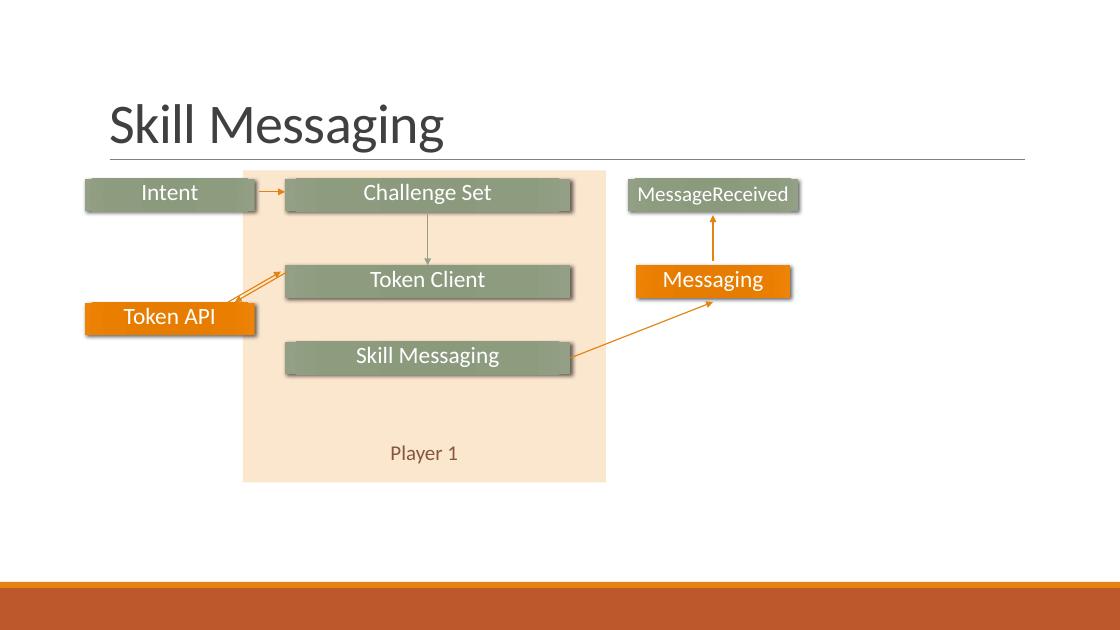
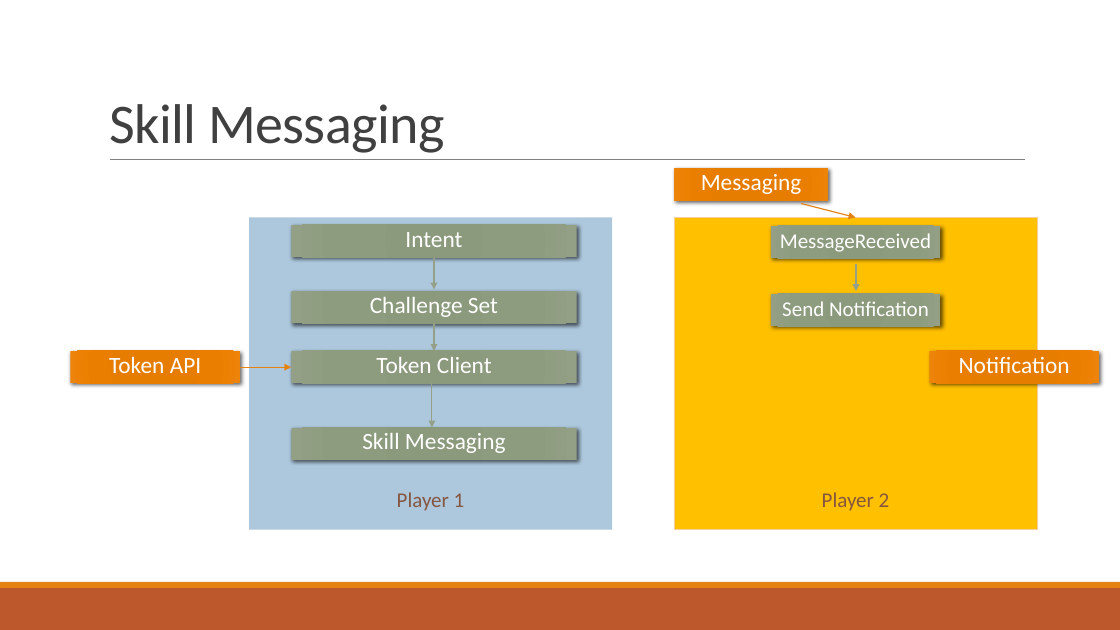
Before and after one commit to stoiveyp/DDDWales2018, a slide deck: slide 24 of Presentation/VoiceAndMore.pptx. Drawn at 1120x630 pixels with LibreOffice and Linux fonts; fonts in the diff are those of the drawing. Boxes give left, top, right and bottom in pixels: in the first picture for what was removed or moved away, otherwise in the second. Text is boxed around its words. In the diff, an @@ line names an element or a change of style, - is before the commit and + after.

Commit message:
skill messaging diagram

```diff
--- a/Presentation/VoiceAndMore.pptx
+++ b/Presentation/VoiceAndMore.pptx
@@ rectangle "Messaging": place and size @@
-rectangle "Messaging" at box(636, 266, 790, 298)
+rectangle "Messaging" at box(675, 168, 828, 201)
@@ arrow removed from (259, 192) to (285, 192) @@
@@ arrow added from (802, 203) to (856, 218), #E48312 1 pt @@
@@ rectangle "Player 1": place and size @@
-rectangle "Player 1" at box(243, 171, 606, 483)
+rectangle "Player 1" at box(250, 218, 613, 530)
@@ rectangle "Player 1" at box(250, 218, 613, 530): fill #FBE6CE to #ADC8DD @@
@@ rectangle "Intent": place and size @@
-rectangle "Intent" at box(85, 179, 255, 212)
+rectangle "Intent" at box(292, 225, 577, 258)
@@ rectangle added at box(675, 218, 1038, 530), fill #FFC000, outline #F7CE9D 0.75 pt, 18 pt, text #865640 @@
+Player 2
@@ arrow removed from (713, 260) to (713, 215) @@
@@ rectangle "MessageReceived": place and size @@
-rectangle "MessageReceived" at box(628, 179, 798, 212)
+rectangle "MessageReceived" at box(771, 226, 941, 259)
@@ arrow added from (434, 259) to (434, 290), #94A088 1 pt @@
@@ arrow added from (856, 264) to (856, 292), #94A088 1 pt @@
@@ arrow removed from (287, 271) to (235, 302) @@
@@ text "Challenge Set": place and size @@
-text "Challenge Set" at box(285, 179, 571, 212)
+text "Challenge Set" at box(292, 292, 577, 324)
@@ rectangle added at box(771, 294, 941, 327), fill gradient #8A987B to #8B997D to #8D9C7E to #94A187, 18 pt, text #FFFFFF @@
+Send Notification
@@ arrow moved from (428, 211) - (428, 266) to (434, 323) - (434, 351) @@
@@ arrow removed from (571, 358) to (713, 302) @@
@@ rectangle "Token API": place and size @@
-rectangle "Token API" at box(85, 302, 255, 335)
+rectangle "Token API" at box(71, 351, 240, 384)
@@ rectangle "Token Client": place and size @@
-rectangle "Token Client" at box(285, 266, 571, 298)
+rectangle "Token Client" at box(292, 351, 577, 384)
@@ rectangle added at box(929, 351, 1099, 384), fill gradient #E57B00 to #E87D00 to #EB7E00 to #EF8407, 20 pt, text #FFFFFF @@
+Notification
@@ arrow moved from (229, 302) - (281, 271) to (240, 367) - (292, 367) @@
@@ arrow added from (432, 383) to (432, 428), #94A088 1 pt @@
@@ rectangle "Skill Messaging": place and size @@
-rectangle "Skill Messaging" at box(285, 342, 571, 375)
+rectangle "Skill Messaging" at box(292, 428, 577, 460)
```
Also in this commit, not shown: 1 other slide changed, 1 slide added.
